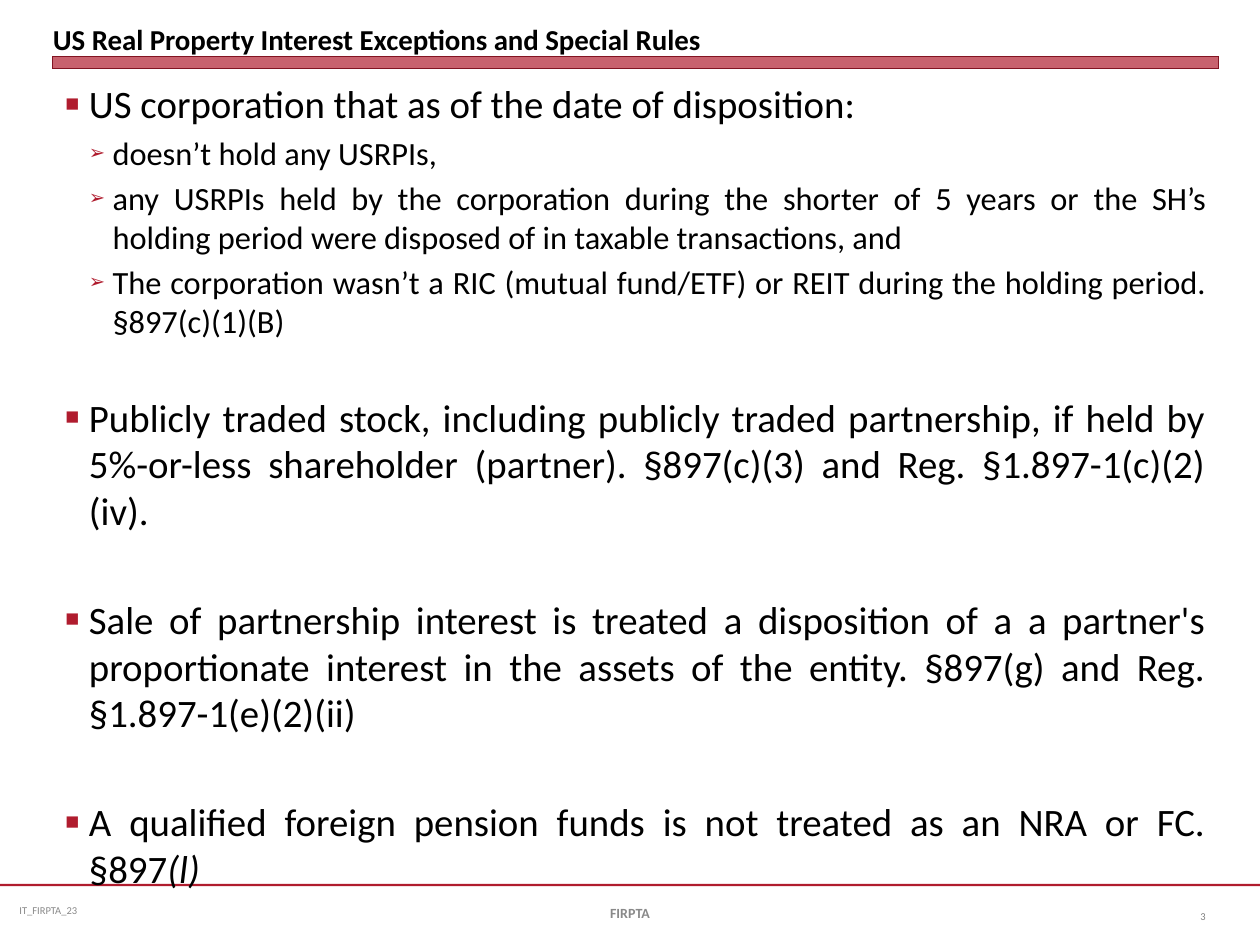
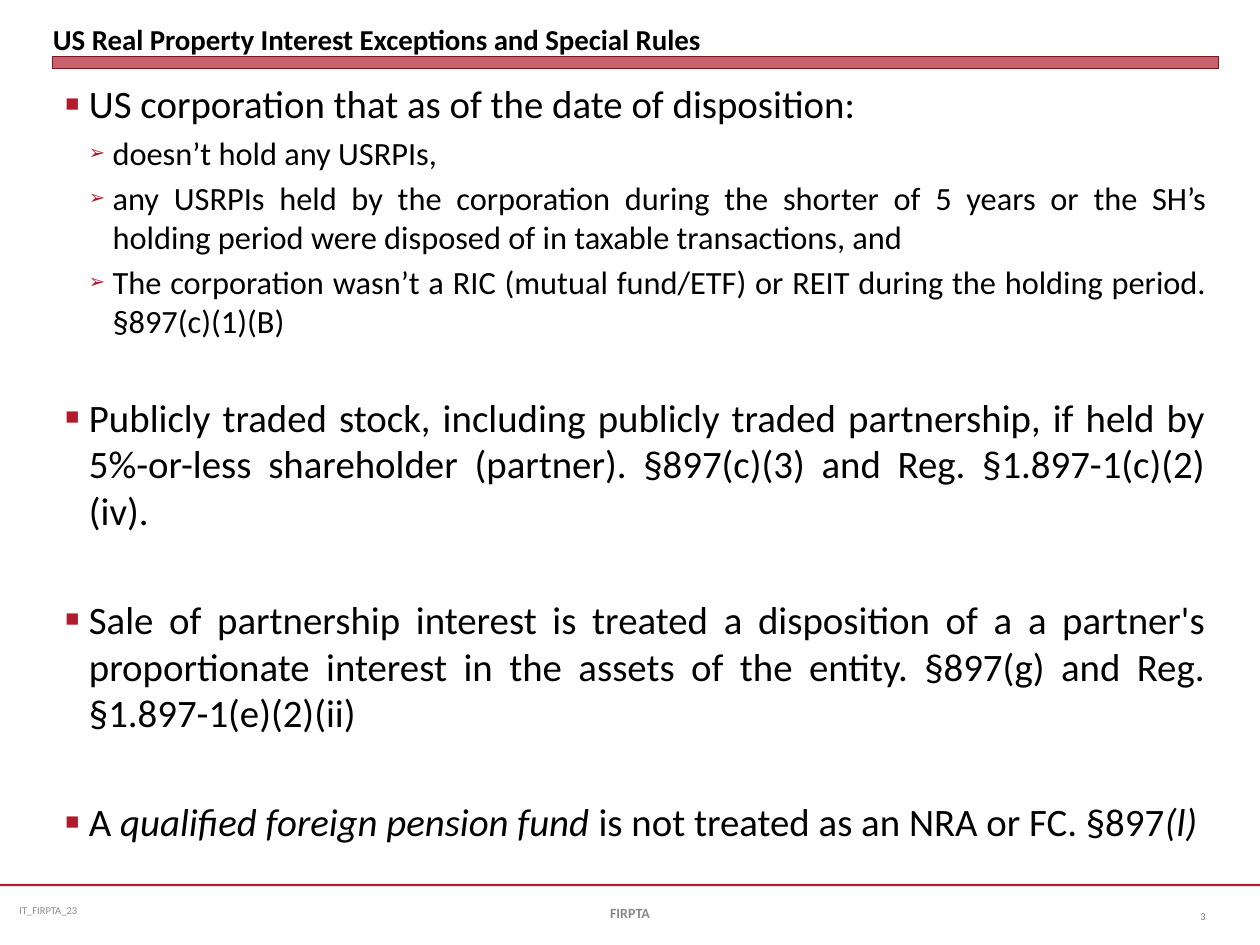
Before and after one commit to jmc877/International-Tax, a slide deck: slide 3 of slides/IT_Slides_FIRPTA_23.pptx. Drawn at 1260x945 pixels with LibreOffice and Linux fonts; fonts in the diff are those of the drawing. Boxes give left, top, right and bottom in pixels: in the first picture for what was removed or moved away, otherwise in the second. Text is boxed around its words. In the diff, an @@ line names an element or a change of style, - is before the commit and + after.

```diff
--- a/slides/IT_Slides_FIRPTA_23.pptx
+++ b/slides/IT_Slides_FIRPTA_23.pptx
@@ text at bbox=[89, 808, 1197, 843]: text changed; italic on @@
-■ A qualified foreign pension funds is not treated as an NRA or FC. §897(l)
+■ A qualified foreign pension fund is not treated as an NRA or FC. §897(l)
```
Also in this commit, not shown: 2 other slides changed, 3 other files.
